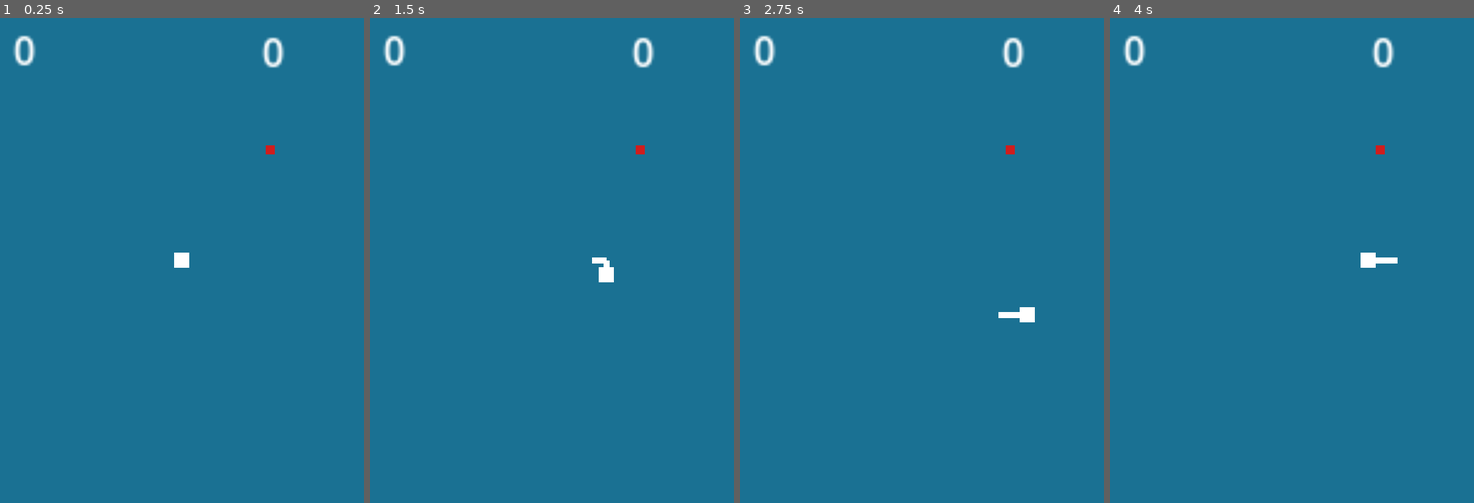
Above: before the commit, frames 1-4 (left to right).
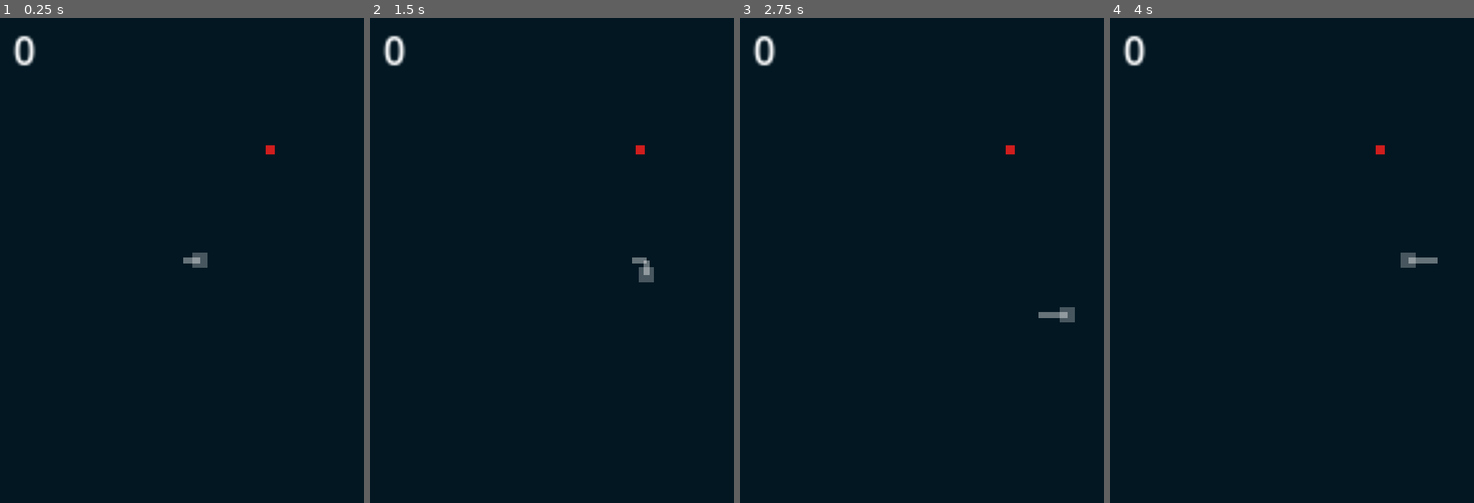
Above: after the commit, the same moments.

Repository: FSJessica/Snake-Game
Game: Godot game, scene res://scenes/Game.tscn
Two runs of this game, one before a commit and one after it. Both use one fixed random seed, a clock stepped at 60 frames per second and the inputs below.
Inputs:
- Up to frame 1 (0.25 s): no input
- Up to frame 2 (1.5 s): hold Right (ui_right) 0.53-1.28 s; hold Down (ui_down) from 1.28 s (still down)
- Up to frame 3 (2.75 s): release Down (ui_down) at 2.03 s; hold Right (ui_right) from 2.03 s (still down)
- Up to frame 4 (4 s): release Right (ui_right) at 2.78 s; hold Up (ui_up) 2.78-3.53 s; hold Left (ui_left) from 3.53 s (still down)

The runs differ from the first frame. In frame 1, 100% of the frame differs, in the area x 0-100%, y 0-100%; in frame 2, 100%; in frame 3, 100%; in frame 4, 100%.

Commit message:
Rotação adicionada

Diff:
--- a/scenes/Body.tscn
+++ b/scenes/Body.tscn
@@ -3,4 +3,13 @@
 [ext_resource type="Script" path="res://scripts/Body.gd" id="1_tl3a1"]
 
 [node name="Body" type="Line2D"]
+default_color = Color(1, 1, 1, 0.396078)
 script = ExtResource("1_tl3a1")
+
+[node name="Area2D" type="Area2D" parent="."]
+priority = 1.0
+
+[connection signal="body_entered" from="Area2D" to="." method="_on_area_2d_body_entered"]
+[connection signal="body_exited" from="Area2D" to="." method="_on_area_2d_body_exited"]
+[connection signal="body_shape_entered" from="Area2D" to="." method="_on_area_2d_body_shape_entered"]
+[connection signal="body_shape_exited" from="Area2D" to="." method="_on_area_2d_body_shape_exited"]
--- a/scenes/Game.tscn
+++ b/scenes/Game.tscn
@@ -7,7 +7,7 @@
 script = ExtResource("2")
 
 [node name="background" type="Sprite2D" parent="."]
-modulate = Color(0.101961, 0.443137, 0.576471, 1)
+modulate = Color(0.00784314, 0.0901961, 0.133333, 1)
 position = Vector2(300, 512)
 scale = Vector2(120, 205)
 texture = ExtResource("1")
@@ -19,11 +19,3 @@
 offset_bottom = 29.0
 scale = Vector2(4, 4)
 text = "0"
-
-[node name="Level" type="Label" parent="."]
-offset_left = 432.0
-offset_top = 9.0
-offset_right = 472.0
-offset_bottom = 32.0
-scale = Vector2(4, 4)
-text = "0"
--- a/scenes/Snake.tscn
+++ b/scenes/Snake.tscn
@@ -12,12 +12,13 @@
 
 [node name="CollisionShape2D" type="CollisionShape2D" parent="."]
 shape = SubResource("1")
+debug_color = Color(0.780392, 0, 0.380392, 0.419608)
 
 [node name="snake" type="Sprite2D" parent="."]
+modulate = Color(1, 1, 1, 0.278431)
 position = Vector2(5.96046e-08, 5.96046e-08)
 scale = Vector2(5, 5)
 texture = ExtResource("1")
 
 [node name="Body" parent="." instance=ExtResource("3_ykdgq")]
-antialiased = true
 target_path = NodePath("..")
--- a/scripts/Body.gd
+++ b/scripts/Body.gd
@@ -4,6 +4,7 @@
 var point
 @export_node_path("Node2D") var target_path
 var trail_length = 50
+var trail_offset =18
 
 func _ready():
 	target = get_node(target_path)
@@ -15,3 +16,33 @@
 	add_point(point)
 	while get_point_count() > trail_length:
 		remove_point(0)
+	_collision_setup()
+
+func _collision_setup():
+	var i=0
+	_clean_area()
+	while i < points.size()-trail_offset:
+		var new_shape = CollisionShape2D.new()
+		$Area2D.add_child(new_shape)
+		var segment = SegmentShape2D.new()
+		segment.a = points[i]
+		for j in range(i,points.size()-trail_offset):
+			if !(points[j].x == points[i].x or points[j].y == points[i].y):
+				segment.b = points[j]
+				i = j
+				break
+			if j == (points.size() -trail_offset-1):
+				segment.b = points[j]
+				i = j
+				break
+		new_shape.shape = segment
+		i+=1
+
+func _clean_area():
+	for i in $Area2D.get_children():
+		$Area2D.remove_child(i)
+		i.queue_free()
+
+func _on_area_2d_body_entered(body):
+	if body.name=="Snake":
+		print("colidiu com corpo")
--- a/scripts/Food.gd
+++ b/scripts/Food.gd
@@ -4,7 +4,6 @@
 
 func _on_Area2D_body_entered(body):
 	if body.name == "Snake":
-		print ("colidiu com cobrinha")
 		colidiu = true
 
 func _colidiu():
--- a/scripts/Game.gd
+++ b/scripts/Game.gd
@@ -9,7 +9,6 @@
 	snake.player = true
 	add_child(snake)
 	_food_create()
-	print(get_viewport().get_visible_rect().size)
 
 func _food_create():
 	food = Global.foodPath.instantiate()
@@ -18,7 +17,6 @@
 
 func _process(delta):
 	get_node("Points").text=str(Global.points)
-	get_node("Level").text=str(Global.level)
 	if !snake._vivo():
 		Global._restart_game()
 		get_tree().reload_current_scene()
--- a/scripts/Snake.gd
+++ b/scripts/Snake.gd
@@ -11,25 +11,27 @@
 
 func _process(delta):
 	velocidade=Global.level+2
-	position = position + (direcao * velocidade)
+	position += transform.x * velocidade
 	if position.x < 0 or position.y < 0 or position.x > Global.width or position.y > Global.height:
 		vivo = false
 	get_node("Body").add_point(position)
-	print(position)
-	print(get_node("Body").position)
 	while get_node("Body").get_point_count() > tamanho:
 		get_node("Body").remove_point(0)
 
 func _input(event):
 	if player:
 		if event.is_action_pressed("ui_down"):
-			direcao = Vector2(0,1)
+			if rotation_degrees != 270:
+				rotation_degrees = 90
 		elif event.is_action_pressed("ui_left"):
-			direcao = Vector2(-1,0)
+			if rotation_degrees != 0:
+				rotation_degrees = 180
 		elif event.is_action_pressed("ui_right"):
-			direcao = Vector2(1,0)
+			if rotation_degrees != 180:
+				rotation_degrees = 0
 		elif event.is_action_pressed("ui_up"):
-			direcao = Vector2(0,-1)
+			if rotation_degrees != 90:
+				rotation_degrees = 270
 
 func _vivo():
 	return vivo
